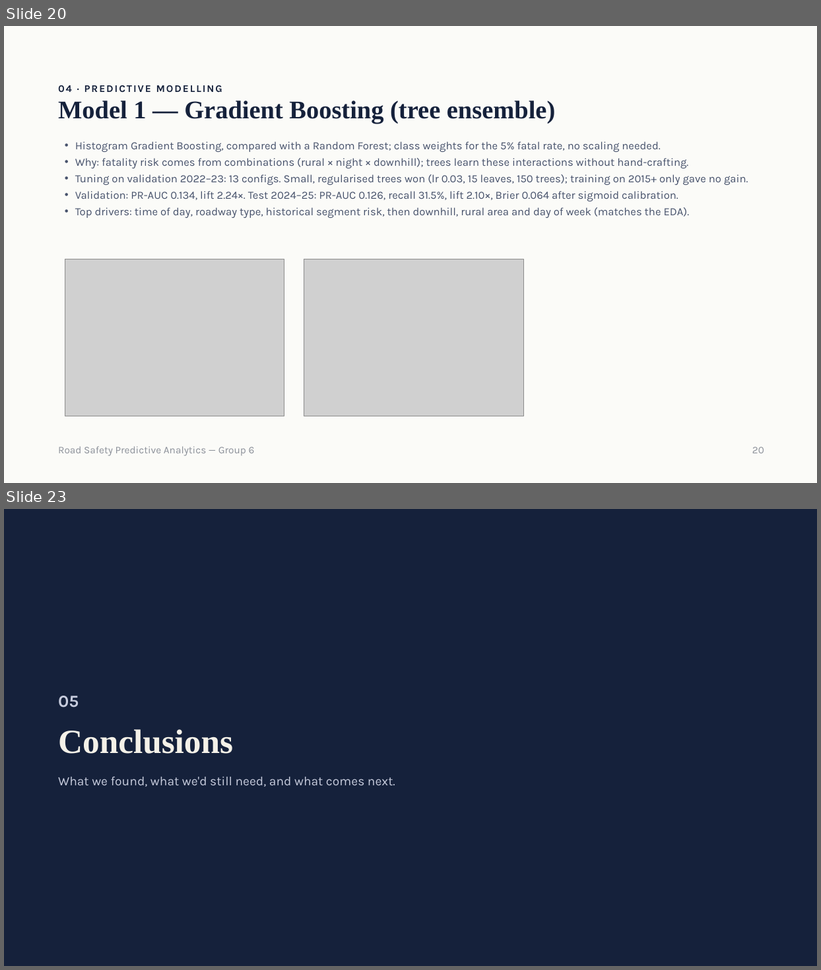
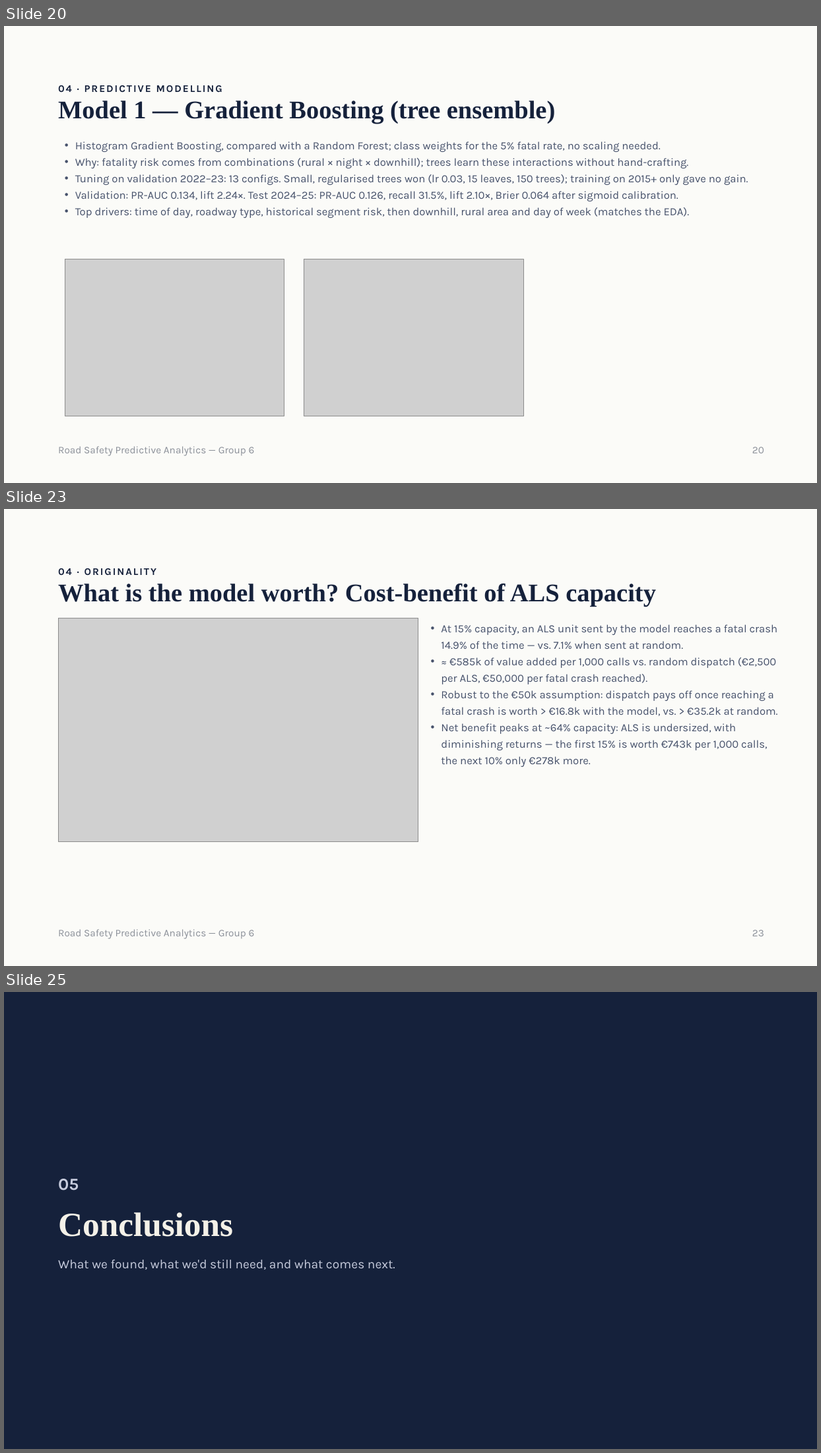
Before and after one commit to samuelbarrezueta/predictive-analytics-forecasting, a slide deck: reports/presentation/Road Safety Predictive Analytics — Group 6.pptx. Shown one above the other, each under a label of ours: slides 20 and 23 before the commit, slides 20, 23 and 25 after it; the slides between them are not shown. The pictures are 821x970 and 821x1453 pixels, drawn with LibreOffice and Linux fonts; fonts in the diff are those of the drawing; grey boxes stand for pictures. Boxes give left, top, right and bottom in pixels: in the first picture for what was removed or moved away, otherwise in the second. Text is boxed around its words. In the diff, an @@ line names an element or a change of style, - is before the commit and + after.

```diff
--- a/reports/presentation/Road Safety Predictive Analytics — Group 6.pptx
+++ b/reports/presentation/Road Safety Predictive Analytics — Group 6.pptx
@@ slide 23 added at bbox=[4, 509, 817, 966], background #FBFBF8 @@
@@ text added at bbox=[58, 568, 156, 575], 12 pt, text #15213B, bold @@
+04 · ORIGINALITY
@@ title added at bbox=[58, 584, 656, 607], 30 pt, text #15213B, bold @@
+What is the model worth? Cost-benefit of ALS capacity
@@ picture added at bbox=[58, 619, 418, 842] @@
@@ text added at bbox=[441, 625, 778, 767], 13 pt, text #46516B @@
+• At 15% capacity, an ALS unit sent by the model reaches a fatal crash 14.9% of the time — vs. 7.1% when sent at random.
+• ≈ €585k of value added per 1,000 calls vs. random dispatch (€2,500 per ALS, €50,000 per fatal crash reached).
+• Robust to the €50k assumption: dispatch pays off once reaching a fatal crash is worth > €16.8k with the model, vs. > €35.2k at random.
+• Net benefit peaks at ~64% capacity: ALS is undersized, with diminishing returns — the first 15% is worth €743k per 1,000 calls, the next 10% only €278k more.
@@ text added at bbox=[58, 929, 255, 939], 12 pt, text #8B9099 @@
+Road Safety Predictive Analytics — Group 6
@@ text added at bbox=[752, 930, 764, 937], 12 pt, text #8B9099 @@
+23
@@ what was slide 23 is now slide 25 @@
```
Also in this commit, not shown: 7 slides changed, 1 other slide added, 9 other files.
